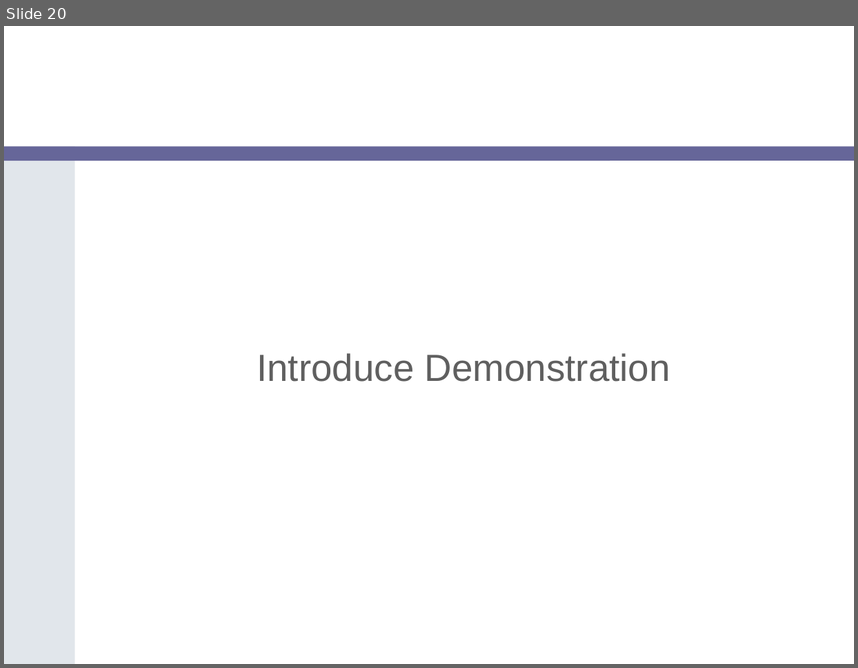
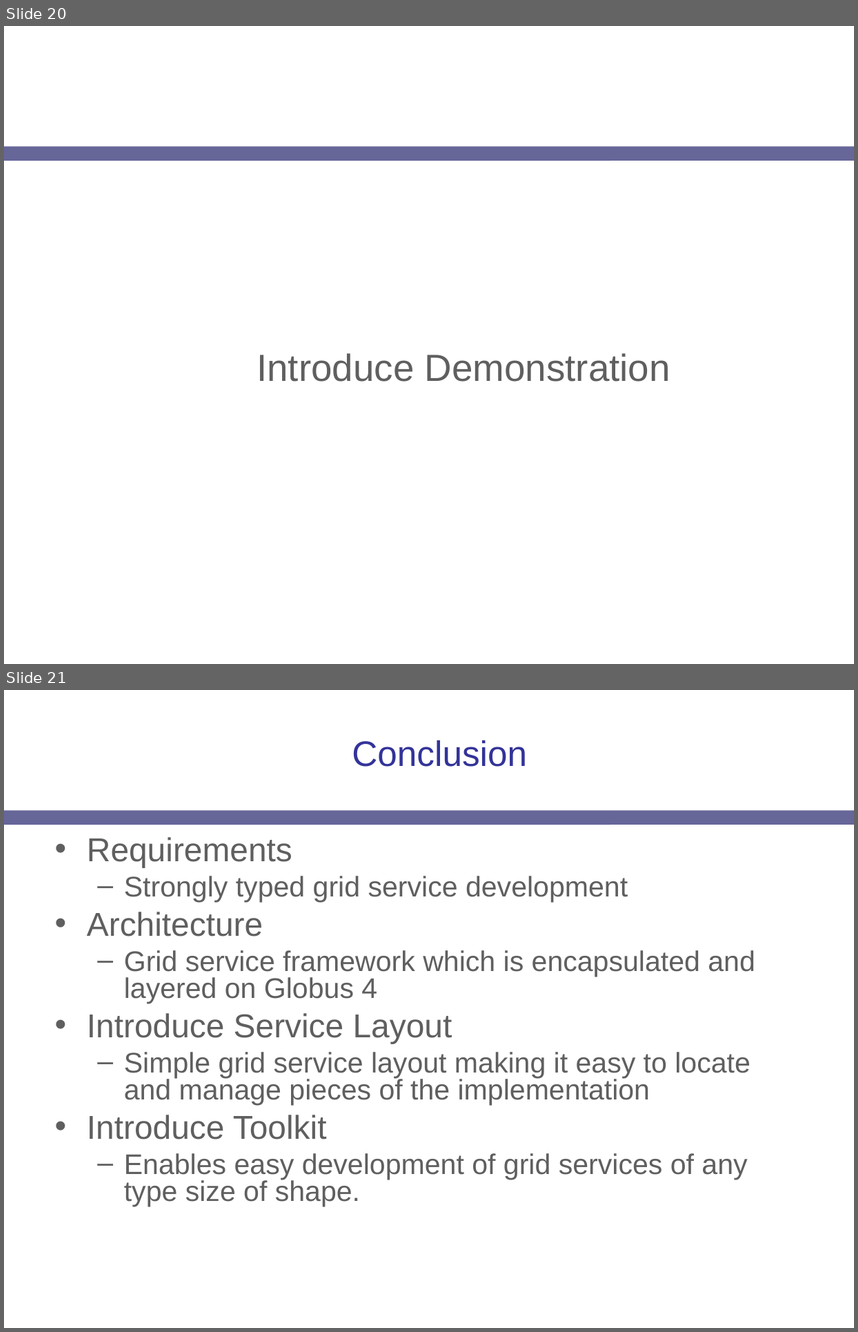
Before and after one commit to NCIP/cagrid-portal, a slide deck: cagrid-1-0/Documentation/presentations/introduce/gridWorld-2006-Introduce.ppt. Shown one above the other, each under a label of ours: slide 20 before the commit, slides 20 and 21 after it. The pictures are 858x668 and 858x1332 pixels, drawn with LibreOffice and Linux fonts; fonts in the diff are those of the drawing; background and template pictures are left out. Boxes give left, top, right and bottom in pixels: in the first picture for what was removed or moved away, otherwise in the second. Text is boxed around its words. In the diff, an @@ line names an element or a change of style, - is before the commit and + after.

```diff
--- a/cagrid-1-0/Documentation/presentations/introduce/gridWorld-2006-Introduce.ppt
+++ b/cagrid-1-0/Documentation/presentations/introduce/gridWorld-2006-Introduce.ppt
@@ slide 21 added at (4,690,854,1328), background #FFFFFF; not listed: 1 template element that a slide beside it also shows @@
@@ title added at (352,740,527,767), 30 pt, text #333399 @@
+Conclusion
@@ text added at (87,837,755,1207), 24 pt, text #5F5F5F @@
+• Requirements
+  – Strongly typed grid service development
+• Architecture
+  – Grid service framework which is encapsulated and layered on Globus 4
+• Introduce Service Layout
+  – Simple grid service layout making it easy to locate and manage pieces of the implementation
+• Introduce Toolkit
+  – Enables easy development of grid services of any type size of shape.
@@ slide 20 changed as well @@
@@ freeform shape removed at (4,147,74,664) @@
```
Also in this commit, not shown: 35 other slides changed, 3 other slides added.
